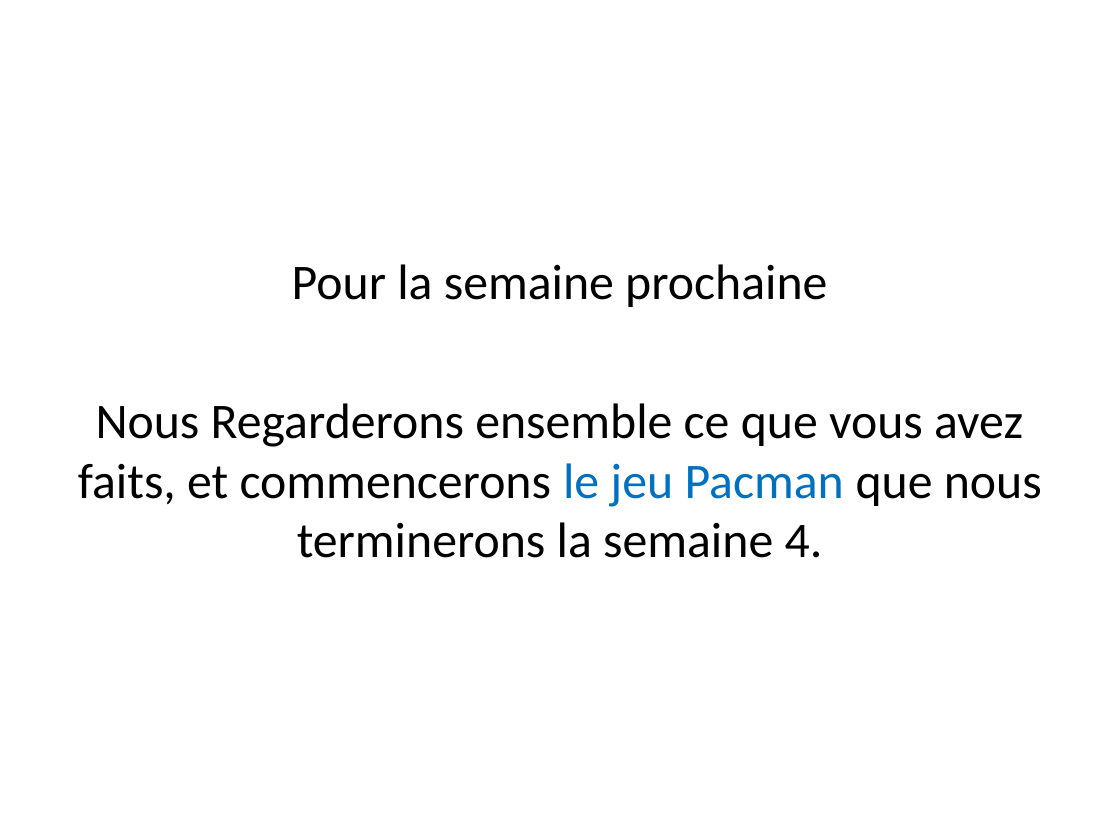
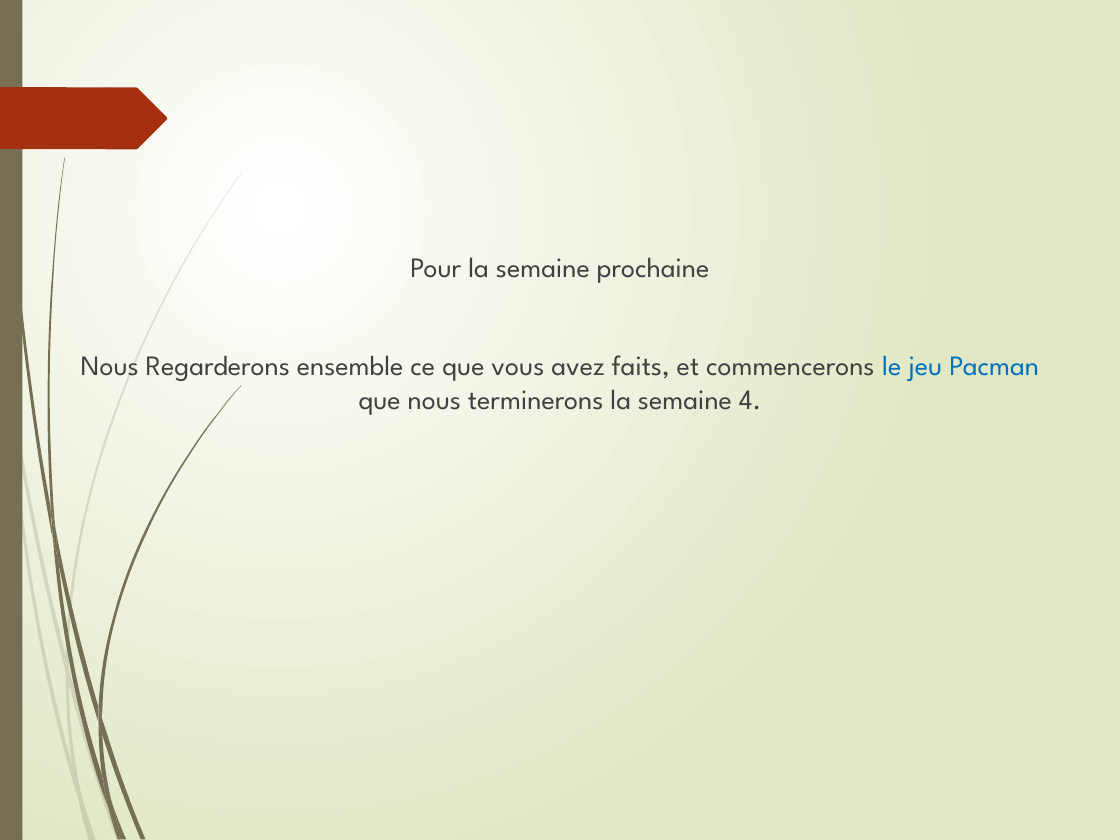
Before and after one commit to joel3500/vitrine, a slide deck: slide 5 of Realisation/Tutoriel Scratch/Programmer avec Scratch_2_5.pptx. Drawn at 1120x840 pixels with LibreOffice and Linux fonts; fonts in the diff are those of the drawing. Boxes give left, top, right and bottom in pixels: in the first picture for what was removed or moved away, otherwise in the second. Text is boxed around its words. In the diff, an @@ line names an element or a change of style, - is before the commit and + after.

```diff
--- a/Realisation/Tutoriel Scratch/Programmer avec Scratch_2_5.pptx
+++ b/Realisation/Tutoriel Scratch/Programmer avec Scratch_2_5.pptx
@@ background #FFFFFF to gradient #FFFFFF to #DFE8C4 @@
@@ rectangle added at (0,0,22,840), fill #766F54 @@
@@ freeform shape added at (0,87,167,150), fill #A53010 @@
@@ text "Pour la semaine prochaine" at (81,257,1039,415): size 32 to 18 pt, font Calibri to League Spartan, text colour #000000 to #404040; more space between paragraphs @@
@@ group added at (0,171,243,840): 10 freeform shapes @@
@@ group added at (2,0,242,840): 12 freeform shapes @@
```
Also in this commit, not shown: 4 other slides changed, 12 other files.
